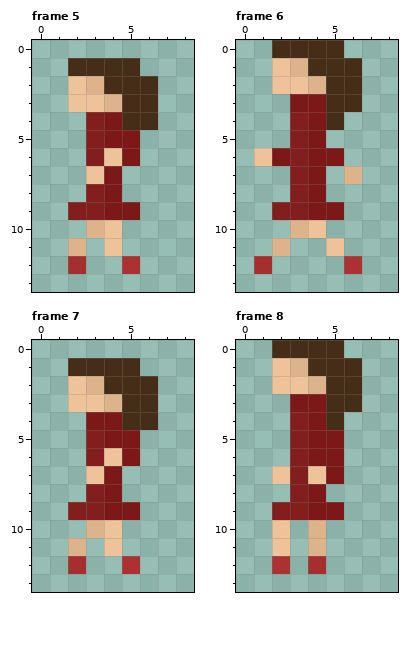
Pixel-art file -- Assets/PersonalAssets/NPC/Day3/Woman2DayThreeCorrectLeftWalk.aseprite. That is the earlier state.
9x14 pixels, 10 frames. Shown: frame 5, frame 6, frame 7, frame 8. The commit also changed other frames, which this record leaves out.
The result:
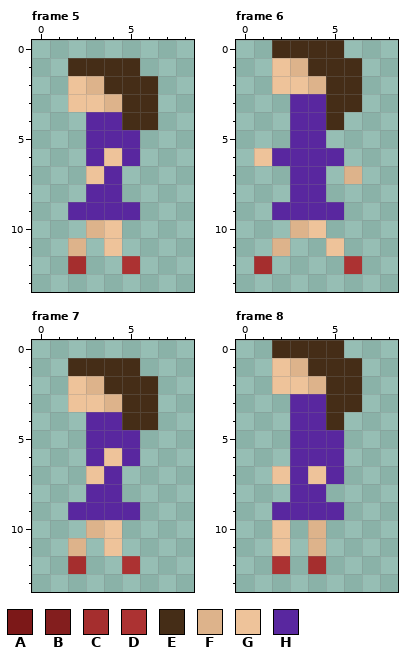
Palette (. is transparent): A #7c1818  B #831e1e  C #a52e2e  D #ac3232  E #452d17  F #ddb38b  G #eec39a  H #59279f
Commit: Asset update Added new skins for NPCs on day 3
Edits made:
--- frame 5
@@ x 0..8 @@
  3 ..GGFEE..
- 4 ...BAEE..
- 5 ...BAA...
- 6 ...BGA...
- 7 ...GA....
- 8 ...BA....
- 9 ..BBAA...
+ 4 ...HHEE..
+ 5 ...HHH...
+ 6 ...HGH...
+ 7 ...GH....
+ 8 ...HH....
+ 9 ..HHHH...
 10 ...FG....
--- frame 6
@@ x 0..8 @@
  2 ..GGFEE..
- 3 ...AAEE..
- 4 ...BAE...
- 5 ...BA....
- 6 .GABAA...
- 7 ...BA.F..
- 8 ...BA....
- 9 ..BBAA...
+ 3 ...HHEE..
+ 4 ...HHE...
+ 5 ...HH....
+ 6 .GHHHH...
+ 7 ...HH.F..
+ 8 ...HH....
+ 9 ..HHHH...
 10 ...FG....
--- frame 7
@@ x 0..8 @@
  3 ..GGFEE..
- 4 ...AAEE..
- 5 ...BAA...
- 6 ...BGA...
- 7 ...GA....
- 8 ...BA....
- 9 ..BBAA...
+ 4 ...HHEE..
+ 5 ...HHH...
+ 6 ...HGH...
+ 7 ...GH....
+ 8 ...HH....
+ 9 ..HHHH...
 10 ...FG....
--- frame 8
@@ x 0..8 @@
  2 ..GGFEE..
- 3 ...AAEE..
- 4 ...BAE...
- 5 ...BAA...
- 6 ...BAA...
- 7 ..GBGA...
- 8 ...BA....
- 9 ..BBAA...
+ 3 ...HHEE..
+ 4 ...HHE...
+ 5 ...HHH...
+ 6 ...HHH...
+ 7 ..GHGH...
+ 8 ...HH....
+ 9 ..HHHH...
 10 ..G.F....
Changed places in both pictures, as pixel boxes (x1, y1, x2, y2):
changed: (68, 112, 140, 220)
changed: (272, 94, 344, 220)
changed: (68, 412, 140, 520)
changed: (272, 394, 344, 520)
